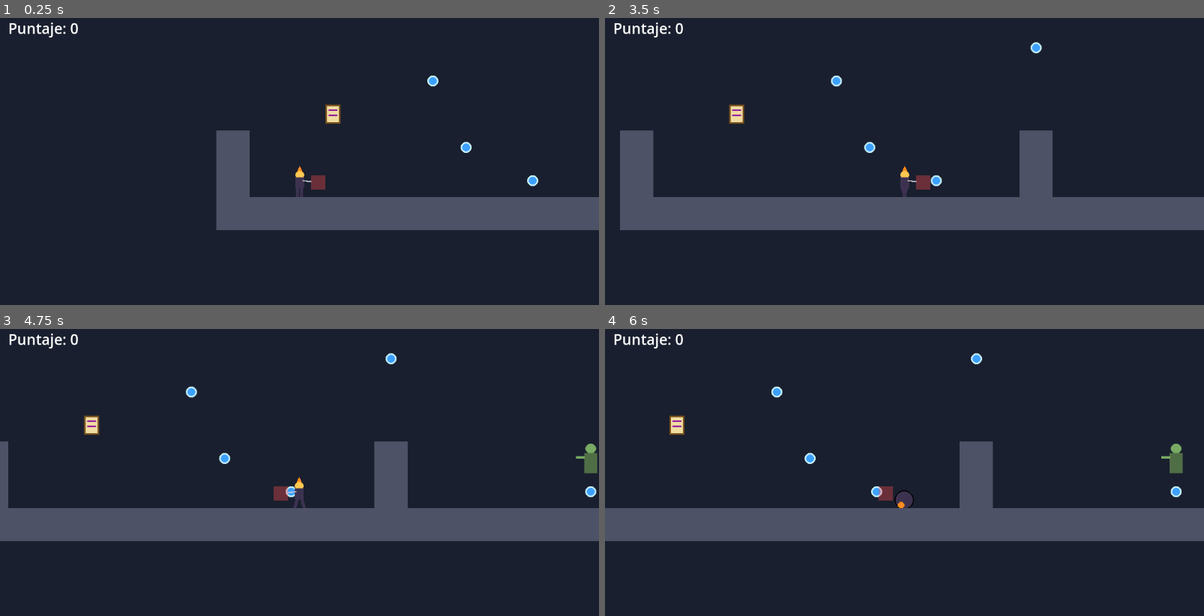
Above: before the commit, frames 1-4 (two rows, left to right).
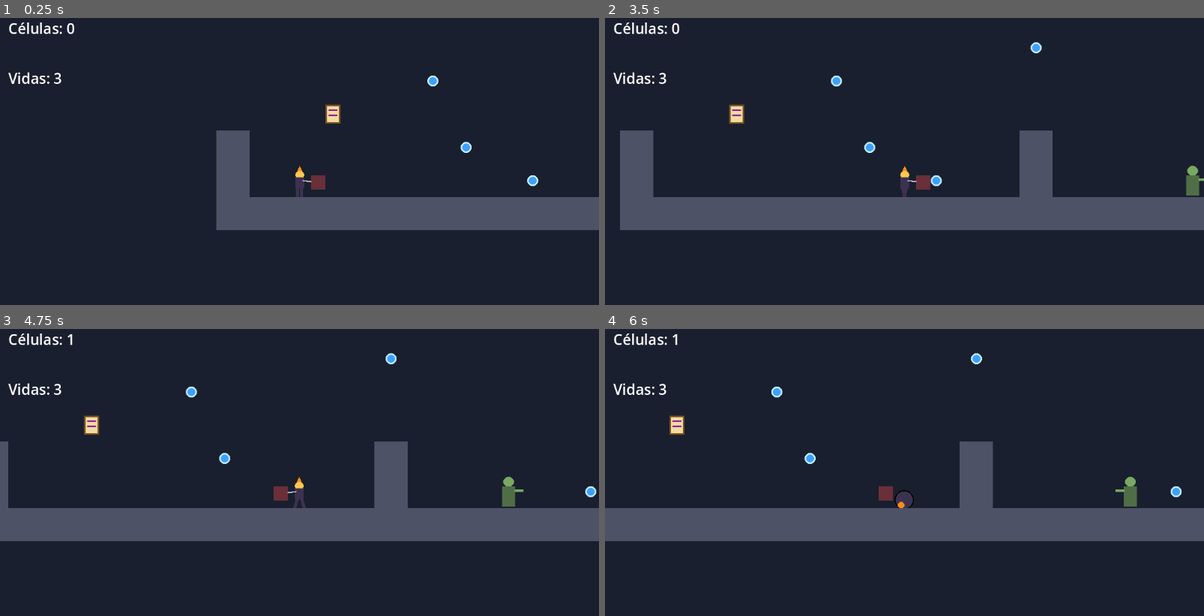
Above: after the commit, the same moments.

Repository: julian402/Dead-Cells-Godot
Game: Godot game, scene res://mundo.tscn
Same seed, same stepped clock (60 frames per second), same inputs: the game is played once before the commit and once after it.
Inputs:
- Up to frame 1 (0.25 s): no input
- Up to frame 2 (3.5 s): tap Enter at 0.5 s; hold D (move_right) 0.53-2.03 s; tap J (atacar) at 0.6, 2.1 s; tap Space (saltar) at 0.77, 1.52, 3.02 s; tap L (rodar) at 1.35, 2.85 s; hold A (move_left) 2.03-2.78 s; hold D (move_right) from 2.78 s (still down)
- Up to frame 3 (4.75 s): tap J (atacar) at 3.6 s; tap Space (saltar) at 3.77, 4.52 s; release D (move_right) at 4.28 s; hold A (move_left) from 4.28 s (still down); tap L (rodar) at 4.35 s
- Up to frame 4 (6 s): release A (move_left) at 5.03 s; hold D (move_right) 5.03-5.78 s; tap J (atacar) at 5.1 s; hold A (move_left) from 5.78 s (still down); tap L (rodar) at 5.85 s

The runs differ from the first frame. In frame 1, 0.4% of the frame differs, in the area x 1-14%, y 1-23%; in frame 2, 0.7%; in frame 3, 0.9%; in frame 4, 0.9%, in the area x 1-97%, y 1-62%.

Commit message:
Taller 4: señales, vidas y poder

Diff:
--- /dev/null
+++ b/celula.gd
@@ -0,0 +1,20 @@
+extends Area2D
+# Script compartido por células y pergaminos. Solo avisa: el Mundo decide.
+
+signal recogido(valor, da_poder)
+
+@export var valor = 1
+@export var da_poder = false
+
+
+func _ready():
+	body_entered.connect(_on_body_entered)
+
+
+func _on_body_entered(body):
+	if body.is_in_group("jugador"):
+		# Arreglo de la victoria: salir del grupo ANTES de avisar,
+		# porque queue_free() solo borra el nodo al final del frame.
+		remove_from_group("celulas")
+		recogido.emit(valor, da_poder)
+		queue_free()
--- a/celula.tscn
+++ b/celula.tscn
@@ -1,11 +1,13 @@
 [gd_scene format=3]
 
+[ext_resource type="Script" path="res://celula.gd" id="s"]
 [ext_resource type="Texture2D" path="res://assets/celula.png" id="1"]
 
 [sub_resource type="CircleShape2D" id="Forma"]
 radius = 12
 
 [node name="Celula" type="Area2D" groups=["celulas"]]
+script = ExtResource("s")
 
 [node name="Sprite2D" type="Sprite2D" parent="."]
 texture = ExtResource("1")
--- a/jugador.tscn
+++ b/jugador.tscn
@@ -179,7 +179,7 @@
 size = Vector2(24, 56)
 
 
-[node name="Prisionero" type="CharacterBody2D"]
+[node name="Prisionero" type="CharacterBody2D" groups=["jugador"]]
 script = ExtResource("s")
 
 [node name="AnimatedSprite2D" type="AnimatedSprite2D" parent="."]
--- a/mundo.gd
+++ b/mundo.gd
@@ -1,5 +1,5 @@
 extends "res://bloques.gd"
-# Base del Taller 4. construir() arma el nivel a partir del MAPA:
+# Taller 4. construir() arma el nivel a partir del MAPA:
 # "#" bloque, "." celula, "o" pergamino, "E" zombi.
 
 const MAPA = [
@@ -10,8 +10,8 @@
 	"            .            .              ",
 	"      .              o          .       ",
 	"   o                                    ",
-	"#      .    #     E     ##   .   E     #",
-	"#        .  #     .     ##        .    #",
+	"#      .    #           ##   .         #",
+	"#        .  #    E.     ##       E.    #",
 	"########################################",
 ]
 
@@ -19,9 +19,22 @@
 var pergamino_escena = preload("res://pergamino.tscn")
 var zombi_escena = preload("res://zombi.tscn")
 
+var puntaje = 0
+var modo_poder = false
+var vidas = 3
+var terminado = false
+
+@onready var jugador = $Prisionero
+
 
 func _ready():
-	construir()
+	construir()   # primero se crean las células y los zombis...
+	for item in get_tree().get_nodes_in_group("celulas"):   # ...y después se conectan
+		item.recogido.connect(_on_recogido)
+	for enemigo in get_tree().get_nodes_in_group("enemigos"):
+		enemigo.toco_al_jugador.connect(_on_enemigo_toco)
+	$TimerPoder.timeout.connect(_on_timer_poder_timeout)
+	actualizar_hud()
 
 
 func construir():
@@ -40,3 +53,61 @@
 				var nodo = escena.instantiate()
 				nodo.position = Vector2(col + 0.5, fila + 0.5) * CELDA
 				$Mapa.add_child(nodo)
+
+
+# Nivel 2
+func _on_recogido(valor, da_poder):
+	puntaje += valor
+	print("recogida: +", valor, "  puntaje: ", puntaje)
+	if da_poder:
+		activar_poder()
+	# La célula ya se sacó del grupo antes de avisar, así que aquí sí da 0.
+	if get_tree().get_nodes_in_group("celulas").size() == 0:
+		$HUD/Mensaje.text = "¡Bioma limpio!"
+		terminado = true
+	actualizar_hud()
+
+
+# Nivel 3: un solo Timer. start() reinicia la cuenta desde 8 s.
+func activar_poder():
+	modo_poder = true
+	print("poder: sí (", Time.get_ticks_msec() / 1000.0, " s)")
+	$TimerPoder.start()
+	for enemigo in get_tree().get_nodes_in_group("enemigos"):
+		enemigo.modulate = Color(0.4, 0.6, 1.0)
+
+
+func _on_timer_poder_timeout():
+	modo_poder = false
+	print("poder: no (", Time.get_ticks_msec() / 1000.0, " s)")
+	for enemigo in get_tree().get_nodes_in_group("enemigos"):
+		enemigo.modulate = Color(1, 1, 1)
+
+
+func _on_enemigo_toco(enemigo):
+	# 1. Si el Prisionero está muriendo o rodando, o el juego ya terminó, no pasa nada.
+	if jugador.muriendo or jugador.rodando or terminado:
+		return
+	# 2. Con poder: el zombi vuelve a casa y suman 200.
+	if modo_poder:
+		enemigo.volver_a_casa()
+		puntaje += 200
+		print("zombi derrotado: +200")
+	# 3. Sin poder: una vida menos.
+	else:
+		vidas -= 1
+		print("vidas: ", vidas)
+		if vidas <= 0:
+			terminado = true
+			$HUD/Mensaje.text = "Perdiste"
+			jugador.set_physics_process(false)
+			jugador.sprite.play("morir")
+		else:
+			jugador.morir()
+	# 4. Actualicen el HUD.
+	actualizar_hud()
+
+
+func actualizar_hud():
+	$HUD/Puntaje.text = "Células: %d" % puntaje
+	$HUD/Vidas.text = "Vidas: %d" % vidas
--- a/mundo.tscn
+++ b/mundo.tscn
@@ -27,3 +27,15 @@
 offset_right = 900.0
 offset_bottom = 100.0
 theme_override_font_sizes/font_size = 36
+
+[node name="Vidas" type="Label" parent="HUD"]
+offset_left = 16.0
+offset_top = 104.0
+offset_right = 900.0
+offset_bottom = 144.0
+theme_override_font_sizes/font_size = 28
+text = "Vidas: 3"
+
+[node name="TimerPoder" type="Timer" parent="."]
+wait_time = 8.0
+one_shot = true
--- a/pergamino.tscn
+++ b/pergamino.tscn
@@ -1,11 +1,15 @@
 [gd_scene format=3]
 
+[ext_resource type="Script" path="res://celula.gd" id="s"]
 [ext_resource type="Texture2D" path="res://assets/pergamino.png" id="1"]
 
 [sub_resource type="CircleShape2D" id="Forma"]
 radius = 16
 
 [node name="Pergamino" type="Area2D" groups=["celulas"]]
+script = ExtResource("s")
+valor = 10
+da_poder = true
 
 [node name="Sprite2D" type="Sprite2D" parent="."]
 texture = ExtResource("1")
--- /dev/null
+++ b/zombi.gd
@@ -0,0 +1,33 @@
+extends Area2D
+# Zombi con vaivén. Solo avisa que tocó al jugador: el Mundo decide qué pasa.
+
+signal toco_al_jugador(zombi)
+
+@export var speed = 60.0        # px/s (con 0 se queda quieto)
+@export var distancia = 96.0    # px hacia cada lado de su x inicial
+
+var inicio_x = 0.0
+var direccion = 1
+
+
+func _ready():
+	inicio_x = position.x
+	body_entered.connect(_on_body_entered)
+
+
+func _process(delta):
+	position.x += speed * direccion * delta
+	if abs(position.x - inicio_x) >= distancia:
+		position.x = inicio_x + distancia * direccion
+		direccion *= -1
+	$Sprite2D.flip_h = direccion < 0
+
+
+func _on_body_entered(body):
+	if body.is_in_group("jugador"):
+		toco_al_jugador.emit(self)
+
+
+func volver_a_casa():
+	position.x = inicio_x
+	direccion = 1
--- a/zombi.tscn
+++ b/zombi.tscn
@@ -1,11 +1,13 @@
 [gd_scene format=3]
 
+[ext_resource type="Script" path="res://zombi.gd" id="s"]
 [ext_resource type="Texture2D" path="res://assets/zombi.png" id="1"]
 
 [sub_resource type="RectangleShape2D" id="Forma"]
 size = Vector2(24, 56)
 
 [node name="Zombi" type="Area2D" groups=["enemigos"]]
+script = ExtResource("s")
 
 [node name="Sprite2D" type="Sprite2D" parent="."]
 texture = ExtResource("1")
